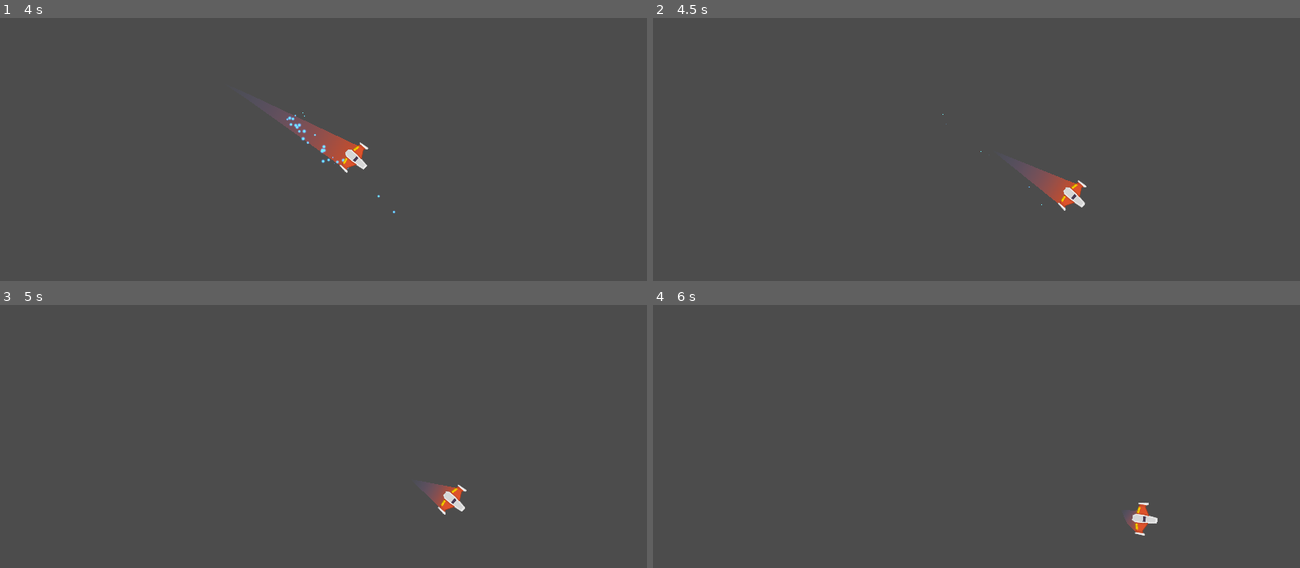
Above: before the commit, frames 1-4 (two rows, left to right).
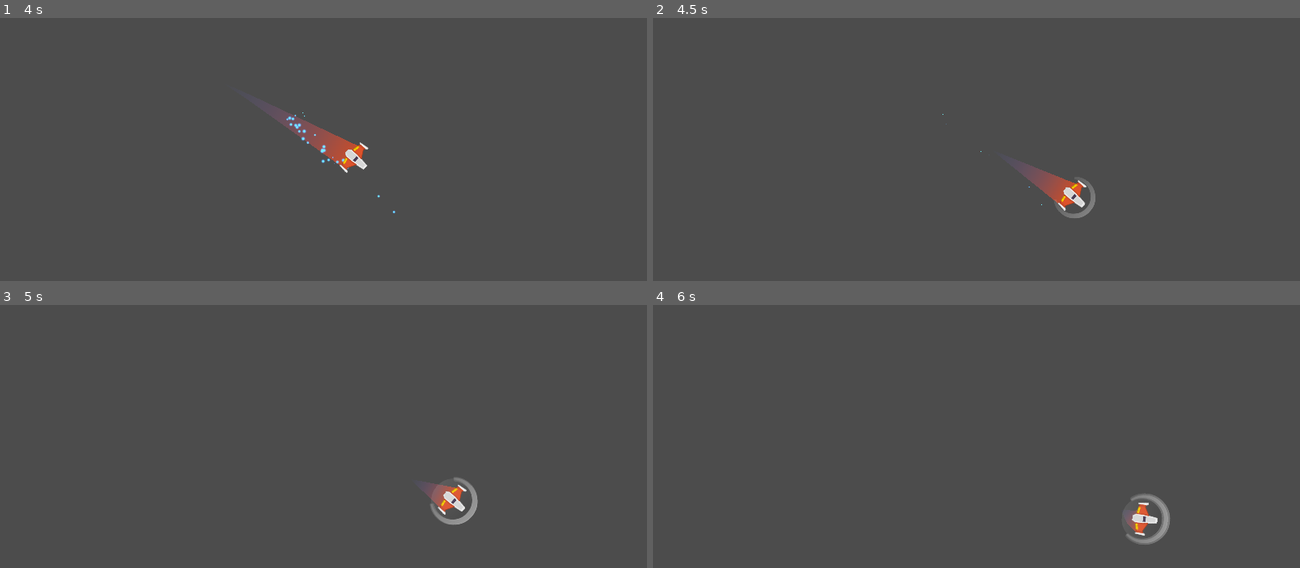
Above: after the commit, the same moments.

Repository: prietodactyl/Meteoritos
Game: Godot game, scene res://Juego/Naves/Player/Player.tscn
Two runs of this game, one before a commit and one after it. Both use one fixed random seed, a clock stepped at 60 frames per second and the inputs below. This scene is started directly instead of the project's main scene.
Inputs (mouse positions are in pixels of both pictures, inside the frame that each line leads up to):
- Up to frame 1 (4 s): tap Enter at 0.5, 2 s; move the mouse to (465, 181) at 0.52 s; hold W (Mover Adelante) 0.53-1.28 s; hold S (Mover atrás) 0.53-1.28 s; tap Space (disparo_principal) at 1.25, 2.85 s; move the mouse to (194, 217) at 1.27 s; tap A (Rotar Antihorario) at 1.35 s; move the mouse to (388, 120) at 2.02 s; hold D (Rotar Horario) 2.03-2.78 s; hold W (Mover Adelante) 2.03-3.53 s; move the mouse to (291, 273) at 2.77 s; move the mouse to (517, 254) at 3.52 s; right-click (517, 254) at 3.6 s
- Up to frame 2 (4.5 s): tap Middle mouse button (escudo, bound only after the commit) at 4.15 s; move the mouse to (782, 144) at 4.27 s; tap S (Mover atrás) at 4.35 s
- Up to frame 3 (5 s): no input
- Up to frame 4 (6 s): move the mouse to (1008, 486) at 5.02 s; hold A (Rotar Antihorario) 5.03-5.78 s; move the mouse to (879, 397) at 5.77 s; hold W (Mover Adelante) from 5.78 s (still down); tap D (Rotar Horario) at 5.85 s

Frame 1 is identical in both runs. In frame 2, 0.2% of the frame differs, in the area x 62-69%, y 61-77%; in frame 3, 0.3%; in frame 4, 0.4%, in the area x 73-80%, y 71-92%.

Commit message:
Trabajo en el escudo

Diff:
--- /dev/null
+++ b/Juego/Naves/Player/Escudo/Escudo.gd
@@ -0,0 +1,19 @@
+class_name Escudo
+extends Area2D
+
+onready var colisionador := $CollisionShape2D
+onready var animacion := $AnimationPlayer
+
+func _ready() -> void:
+	controlar_colisionador(true)
+
+func activar() -> void:
+	controlar_colisionador(false)
+	animacion.play("activando")
+
+func controlar_colisionador(esta_desactivado:bool) -> void:
+	colisionador.set_deferred("disabled", esta_desactivado)
+
+func _on_AnimationPlayer_animation_finished(anim_name: String) -> void:
+	if anim_name == "activando":
+		animacion.play("activo")
--- a/Juego/Naves/Player/Escudo/Escudo.tscn
+++ b/Juego/Naves/Player/Escudo/Escudo.tscn
@@ -1,39 +1,13 @@
-[gd_scene load_steps=8 format=2]
+[gd_scene load_steps=10 format=2]
 
 [ext_resource path="res://Juego/Naves/Player/Escudo/shield3.png" type="Texture" id=1]
 [ext_resource path="res://Juego/Naves/Player/Escudo/shield1.png" type="Texture" id=2]
 [ext_resource path="res://Juego/Naves/Player/Escudo/shield2.png" type="Texture" id=3]
+[ext_resource path="res://Juego/Naves/Player/Escudo/Escudo.gd" type="Script" id=4]
+[ext_resource path="res://Juego/Naves/Player/Escudo/sonido_escudo.ogg" type="AudioStream" id=5]
 
 [sub_resource type="CircleShape2D" id=1]
 radius = 69.3542
-
-[sub_resource type="Animation" id=4]
-resource_name = "activado"
-step = 0.2
-tracks/0/type = "value"
-tracks/0/path = NodePath(".:visible")
-tracks/0/interp = 1
-tracks/0/loop_wrap = true
-tracks/0/imported = false
-tracks/0/enabled = true
-tracks/0/keys = {
-"times": PoolRealArray( 0 ),
-"transitions": PoolRealArray( 1 ),
-"update": 1,
-"values": [ true ]
-}
-tracks/1/type = "value"
-tracks/1/path = NodePath(".:scale")
-tracks/1/interp = 1
-tracks/1/loop_wrap = true
-tracks/1/imported = false
-tracks/1/enabled = true
-tracks/1/keys = {
-"times": PoolRealArray( 0 ),
-"transitions": PoolRealArray( 1 ),
-"update": 0,
-"values": [ Vector2( 1, 1 ) ]
-}
 
 [sub_resource type="Animation" id=3]
 resource_name = "activando"
@@ -111,6 +85,74 @@
 "update": 0,
 "values": [ Vector2( 0.8, 0.8 ), Vector2( 1, 1 ) ]
 }
+tracks/6/type = "value"
+tracks/6/path = NodePath("../CollisionShape2D:disabled")
+tracks/6/interp = 1
+tracks/6/loop_wrap = true
+tracks/6/imported = false
+tracks/6/enabled = true
+tracks/6/keys = {
+"times": PoolRealArray( 0 ),
+"transitions": PoolRealArray( 1 ),
+"update": 1,
+"values": [ false ]
+}
+
+[sub_resource type="Animation" id=4]
+resource_name = "activo"
+length = 0.8
+loop = true
+step = 0.2
+tracks/0/type = "value"
+tracks/0/path = NodePath(".:visible")
+tracks/0/interp = 1
+tracks/0/loop_wrap = true
+tracks/0/imported = false
+tracks/0/enabled = true
+tracks/0/keys = {
+"times": PoolRealArray( 0 ),
+"transitions": PoolRealArray( 1 ),
+"update": 1,
+"values": [ true ]
+}
+tracks/1/type = "value"
+tracks/1/path = NodePath(".:scale")
+tracks/1/interp = 1
+tracks/1/loop_wrap = true
+tracks/1/imported = false
+tracks/1/enabled = true
+tracks/1/keys = {
+"times": PoolRealArray( 0, 0.2, 0.4, 0.6, 0.8 ),
+"transitions": PoolRealArray( 1, 1, 1, 1, 1 ),
+"update": 0,
+"values": [ Vector2( 1, 1 ), Vector2( 0.9, 0.9 ), Vector2( 1, 1 ), Vector2( 1.1, 1.1 ), Vector2( 1, 1 ) ]
+}
+tracks/2/type = "audio"
+tracks/2/path = NodePath("../AudioStreamPlayer2D")
+tracks/2/interp = 1
+tracks/2/loop_wrap = true
+tracks/2/imported = false
+tracks/2/enabled = true
+tracks/2/keys = {
+"clips": [ {
+"end_offset": 0.0,
+"start_offset": 0.0,
+"stream": ExtResource( 5 )
+} ],
+"times": PoolRealArray( 0 )
+}
+tracks/3/type = "value"
+tracks/3/path = NodePath("../CollisionShape2D:disabled")
+tracks/3/interp = 1
+tracks/3/loop_wrap = true
+tracks/3/imported = false
+tracks/3/enabled = true
+tracks/3/keys = {
+"times": PoolRealArray( 0 ),
+"transitions": PoolRealArray( 1 ),
+"update": 1,
+"values": [ false ]
+}
 
 [sub_resource type="Animation" id=2]
 resource_name = "default"
@@ -190,8 +232,12 @@
 
 [node name="Escudo" type="Area2D"]
 rotation = 1.5708
+script = ExtResource( 4 )
 
 [node name="AudioStreamPlayer2D" type="AudioStreamPlayer2D" parent="."]
+stream = ExtResource( 5 )
+volume_db = -3.0
+bus = "SFX"
 
 [node name="CollisionShape2D" type="CollisionShape2D" parent="."]
 shape = SubResource( 1 )
@@ -203,15 +249,18 @@
 [node name="SpriteAbriendo1" type="Sprite" parent="."]
 visible = false
 position = Vector2( 0, -10 )
-scale = Vector2( 1e-05, 1e-05 )
+scale = Vector2( 0.8, 0.8 )
 texture = ExtResource( 2 )
 
 [node name="SpriteAbriendo2" type="Sprite" parent="."]
+visible = false
 position = Vector2( -9.53674e-07, -12 )
 texture = ExtResource( 3 )
 
 [node name="AnimationPlayer" type="AnimationPlayer" parent="."]
 root_node = NodePath("../SpriteAbriendo2")
-anims/activado = SubResource( 4 )
 anims/activando = SubResource( 3 )
+anims/activo = SubResource( 4 )
 anims/default = SubResource( 2 )
+
+[connection signal="animation_finished" from="AnimationPlayer" to="." method="_on_AnimationPlayer_animation_finished"]
--- a/Juego/Naves/Player/Player.gd
+++ b/Juego/Naves/Player/Player.gd
@@ -22,6 +22,7 @@
 onready var motor_sfx:Motor = $MotorSFX
 onready var colisionador:CollisionShape2D = $CollisionShape2D
 onready var sonido_danio:AudioStreamPlayer = $AudioStreamPlayer
+onready var escudo:Escudo = $Escudo
 
 ## Señales internas
 func _on_AnimationPlayer_animation_finished(anim_name: String) -> void:
@@ -60,6 +61,10 @@
 
 	if event.is_action_released("Mover Adelante") or event.is_action_released("Mover atrás"):
 		motor_sfx.sonido_off()
+
+	# Control escudo
+	if event.is_action_pressed("escudo"):
+		escudo.activar()
 
 ## Métodos Custom
 func controlador_estados(nuevo_estado:int) -> void:
--- a/Juego/Naves/Player/Player.tscn
+++ b/Juego/Naves/Player/Player.tscn
@@ -8,6 +8,7 @@
 [ext_resource path="res://Juego/Naves/Player/Estela/Trail2D.tscn" type="PackedScene" id=6]
 [ext_resource path="res://Juego/Naves/Player/Motor/MotorSFX.tscn" type="PackedScene" id=7]
 [ext_resource path="res://Juego/Naves/Player/sonido_danio_player.wav" type="AudioStream" id=8]
+[ext_resource path="res://Juego/Naves/Player/Escudo/Escudo.tscn" type="PackedScene" id=9]
 
 [sub_resource type="CircleShape2D" id=1]
 radius = 38.0132
@@ -115,6 +116,8 @@
 stream = ExtResource( 8 )
 bus = "SFX"
 
+[node name="Escudo" parent="." instance=ExtResource( 9 )]
+
 [connection signal="animation_finished" from="AnimationPlayer" to="." method="_on_AnimationPlayer_animation_finished"]
 
 [editable path="Canion"]
--- a/project.godot
+++ b/project.godot
@@ -13,6 +13,11 @@
 "class": "Canion",
 "language": "GDScript",
 "path": "res://Juego/Proyectiles/Canion.gd"
+}, {
+"base": "Area2D",
+"class": "Escudo",
+"language": "GDScript",
+"path": "res://Juego/Naves/Player/Escudo/Escudo.gd"
 }, {
 "base": "Line2D",
 "class": "Estela",
@@ -46,6 +51,7 @@
 } ]
 _global_script_class_icons={
 "Canion": "",
+"Escudo": "",
 "Estela": "",
 "Motor": "",
 "Nivel": "",
@@ -116,6 +122,11 @@
 "events": [ Object(InputEventMouseButton,"resource_local_to_scene":false,"resource_name":"","device":0,"alt":false,"shi …(212 unchanged characters)…
  ]
 }
+escudo={
+"deadzone": 0.5,
+"events": [ Object(InputEventMouseButton,"resource_local_to_scene":false,"resource_name":"","device":0,"alt":false,"shift":false,"control":false,"meta":false,"command":false,"button_mask":0,"position":Vector2( 0, 0 ),"global_position":Vector2( 0, 0 ),"factor":1.0,"button_index":3,"pressed":false,"doubleclick":false,"script":null)
+ ]
+}
 
 [layer_names]
 
Not shown, added: Juego/Naves/Player/Escudo/sonido_escudo.ogg.import
Not shown: 1 places in Juego/Naves/Player/Player.tscn that only renumber resources
Not shown, added: Juego/Naves/Player/Escudo/sonido_escudo.ogg
